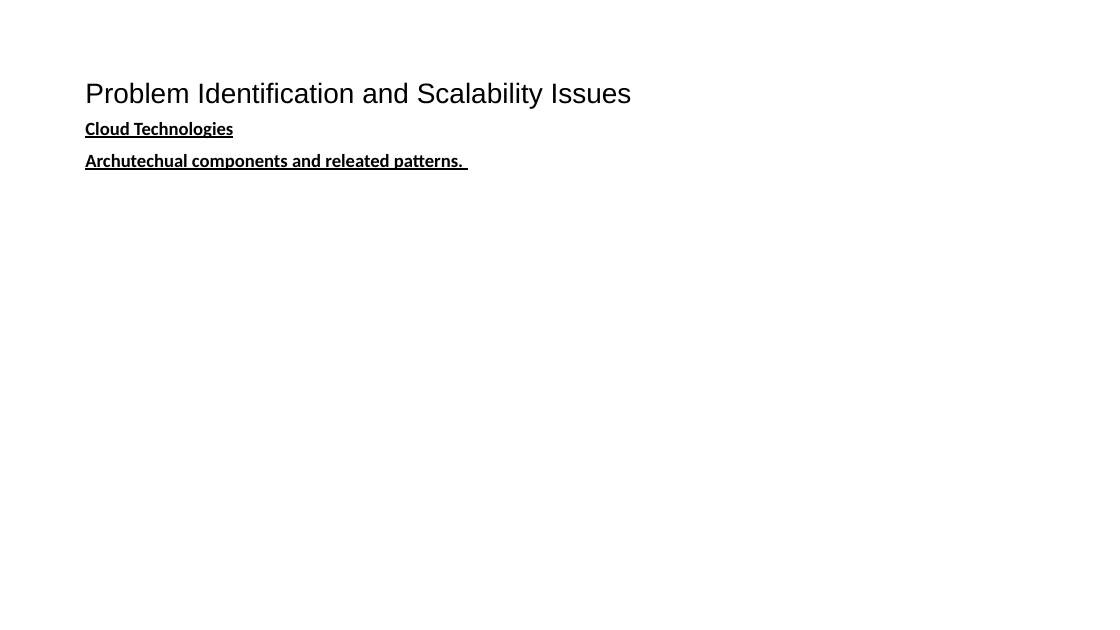
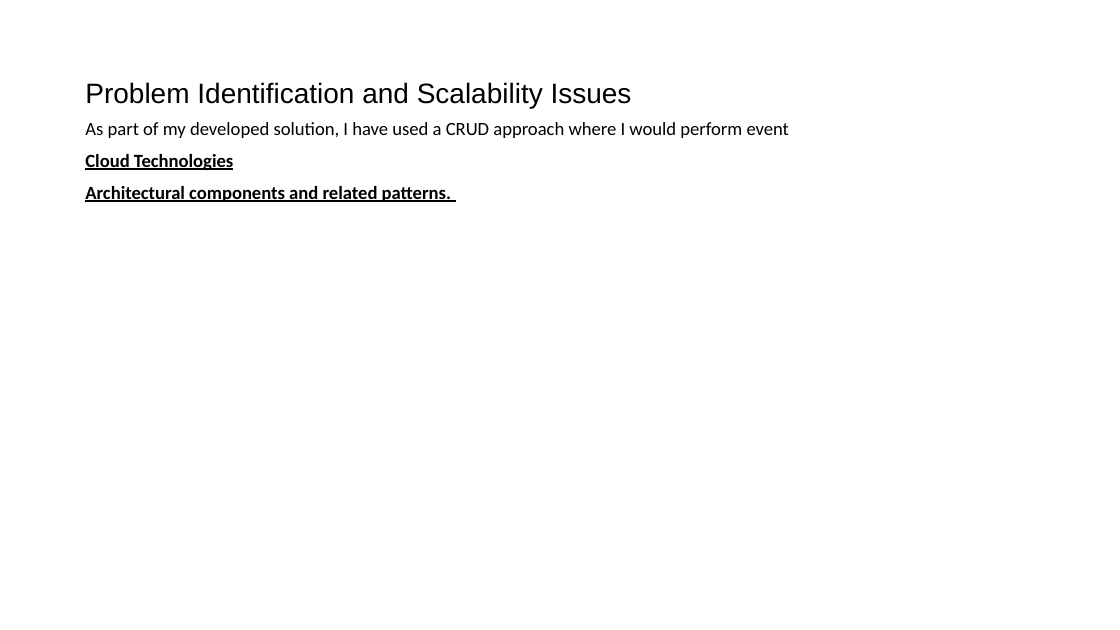
Before and after one commit to DevTobsterr/COM682, a slide deck: slide 5 of Cloud Native Development.pptx (slide 4 before the commit). Drawn at 1120x630 pixels with LibreOffice and Linux fonts; fonts in the diff are those of the drawing. Boxes give left, top, right and bottom in pixels: in the first picture for what was removed or moved away, otherwise in the second. Text is boxed around its words. In the diff, an @@ line names an element or a change of style, - is before the commit and + after.

```diff
--- a/Cloud Native Development.pptx
+++ b/Cloud Native Development.pptx
@@ text at [85,122,789,138]: paragraph added @@
+As part of my developed solution, I have used a CRUD approach where I would perform event
@@ text at [85,186,451,202]: text changed @@
-Archutechual components and releated patterns.
+Architectural components and related patterns.
```
Also in this commit, not shown: 5 other slides changed, 3 slides added, 3 slides removed, 1 other file.
